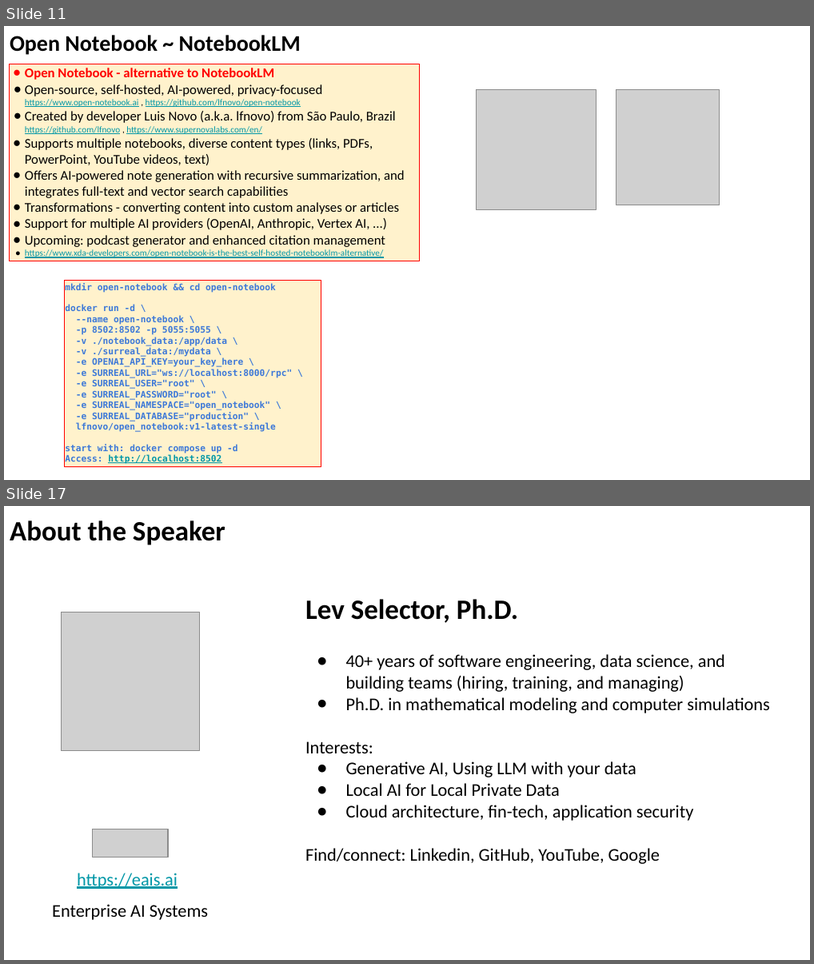
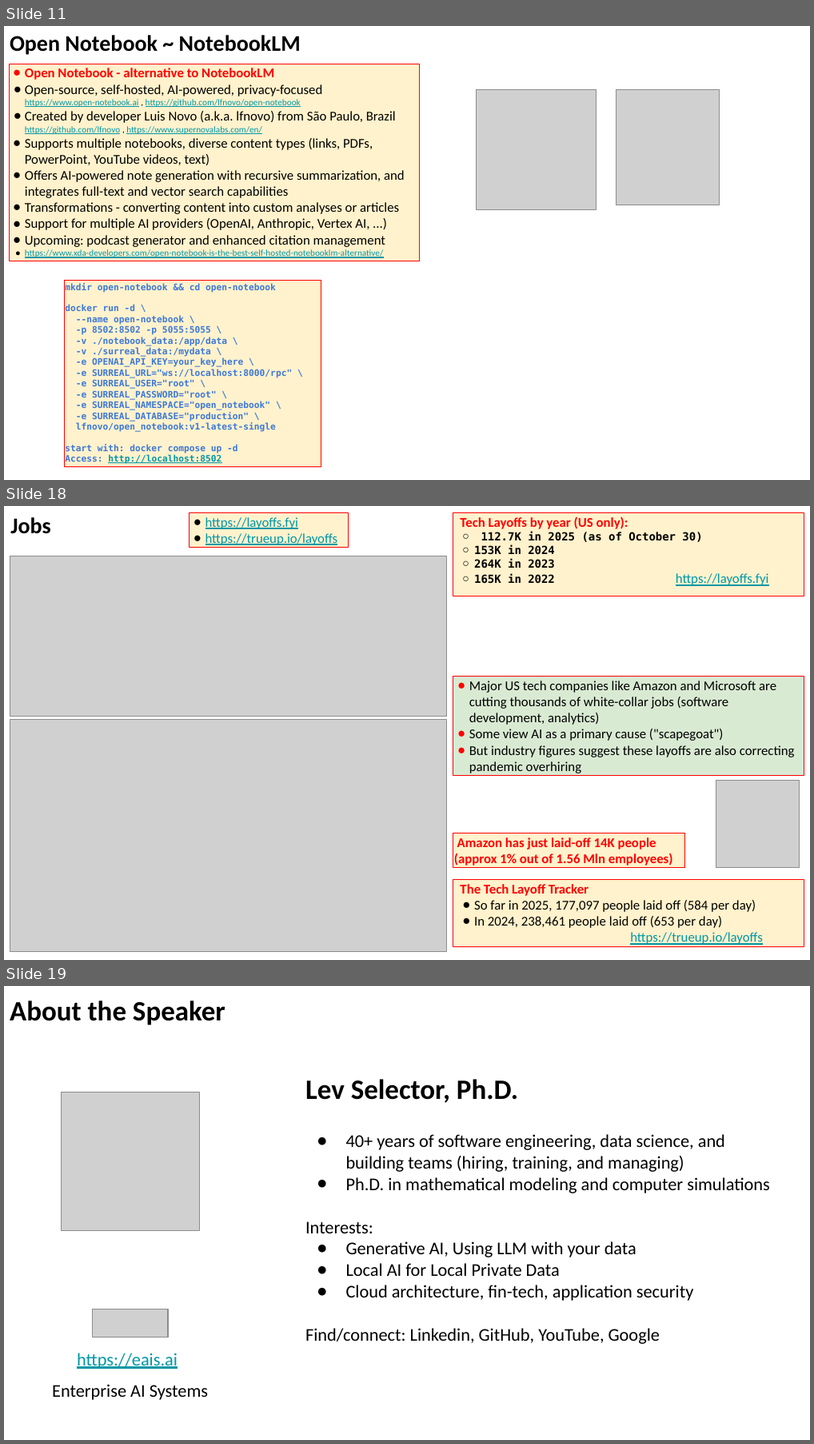
Before and after one commit to lselector/seminar, a slide deck: 2025/2025-10-31-AI-Updates.pptx. Shown one above the other, each under a label of ours: slides 11 and 17 before the commit, slides 11, 18 and 19 after it; the slides between them are not shown. The pictures are 814x964 and 814x1444 pixels, drawn with LibreOffice and Linux fonts; fonts in the diff are those of the drawing; grey boxes stand for pictures. Boxes give left, top, right and bottom in pixels: in the first picture for what was removed or moved away, otherwise in the second. Text is boxed around its words. In the diff, an @@ line names an element or a change of style, - is before the commit and + after.

```diff
--- a/2025/2025-10-31-AI-Updates.pptx
+++ b/2025/2025-10-31-AI-Updates.pptx
@@ slide 18 added at (x1=4, y1=506, x2=810, y2=960), background #FFFFFF @@
@@ text added at (x1=10, y1=517, x2=50, y2=534), 20 pt, text #000000, bold @@
+Jobs
@@ rectangle added at (x1=190, y1=512, x2=348, y2=546), fill #FFF2CC, outline #FF0000 0.75 pt, 12 pt, text #0097A7, underline @@
+● https://layoffs.fyi
+● https://trueup.io/layoffs
@@ rectangle added at (x1=453, y1=512, x2=804, y2=596), fill #FFF2CC, outline #FF0000 0.75 pt, 10 pt, text #000000, bold @@
+Tech Layoffs by year (US only):
+  ○ 112.7K in 2025 (as of October 30)
+  ○ 153K in 2024
+  ○ 264K in 2023
+  ○ 165K in 2022 https://layoffs.fyi
@@ picture added at (x1=10, y1=556, x2=446, y2=716) @@
@@ rectangle added at (x1=453, y1=676, x2=804, y2=776), fill #D9EAD3, outline #FF0000 0.75 pt, 12 pt, text #000000 @@
+● Major US tech companies like Amazon and Microsoft are cutting thousands of white-collar jobs (software development, analytics)
+● Some view AI as a primary cause ("scapegoat")
+● But industry figures suggest these layoffs are also correcting pandemic overhiring
@@ picture added at (x1=10, y1=720, x2=446, y2=952) @@
@@ picture added at (x1=716, y1=780, x2=799, y2=868) @@
@@ rectangle added at (x1=453, y1=833, x2=686, y2=868), fill #FFF2CC, outline #FF0000 0.75 pt, 12 pt, text #FF0000, bold @@
+Amazon has just laid-off 14K people
+(approx 1% out of 1.56 Mln employees)
@@ rectangle added at (x1=453, y1=880, x2=804, y2=946), fill #FFF2CC, outline #FF0000 0.75 pt, 12 pt, text #000000 @@
+The Tech Layoff Tracker
+● So far in 2025, 177,097 people laid off (584 per day)
+● In 2024, 238,461 people laid off (653 per day)
+https://trueup.io/layoffs
@@ what was slide 17 is now slide 19 @@
```
Also in this commit, not shown: 8 slides changed, 2 other slides added, 1 slide removed.
